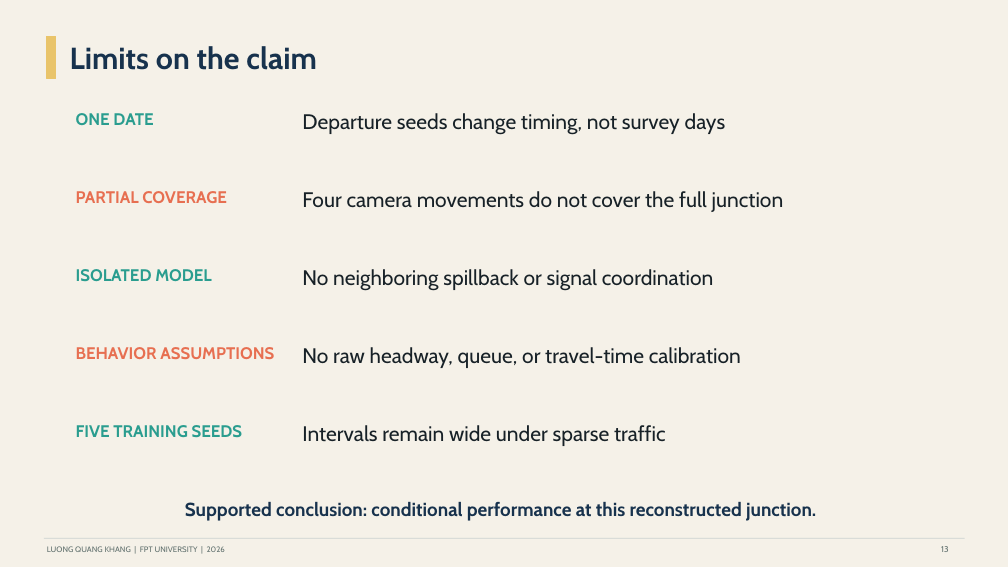
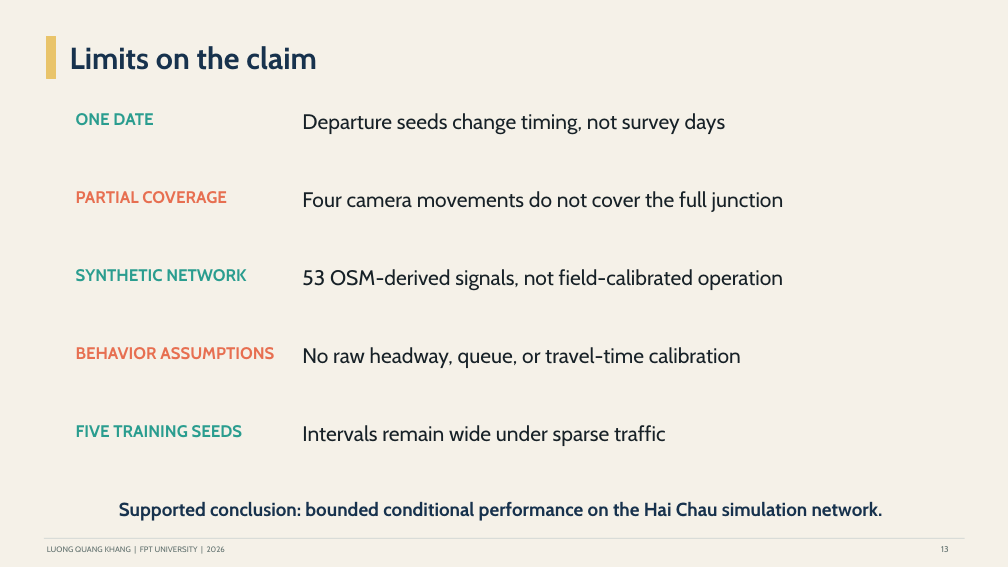
Before and after one commit to khanglqse/Thesis, a slide deck: slide 13 of presentation/thesis_defense_danang.pptx. Drawn at 1008x567 pixels with LibreOffice and Linux fonts; fonts in the diff are those of the drawing. Boxes give left, top, right and bottom in pixels: in the first picture for what was removed or moved away, otherwise in the second. Text is boxed around its words. In the diff, an @@ line names an element or a change of style, - is before the commit and + after.

Commit message:
Align thesis and defense with bounded network evidence

```diff
--- a/presentation/thesis_defense_danang.pptx
+++ b/presentation/thesis_defense_danang.pptx
@@ text at <box>76,269,246,282</box>: text changed @@
-ISOLATED MODEL
+SYNTHETIC NETWORK
@@ text at <box>302,269,783,291</box>: text changed @@
-No neighboring spillback or signal coordination
+53 OSM-derived signals, not field-calibrated operation
@@ text at <box>119,502,883,521</box>: text changed @@
-Supported conclusion: conditional performance at this reconstructed junction.
+Supported conclusion: bounded conditional performance on the Hai Chau simulation network.
```
Also in this commit, not shown: 10 other slides changed, 6 other files.
